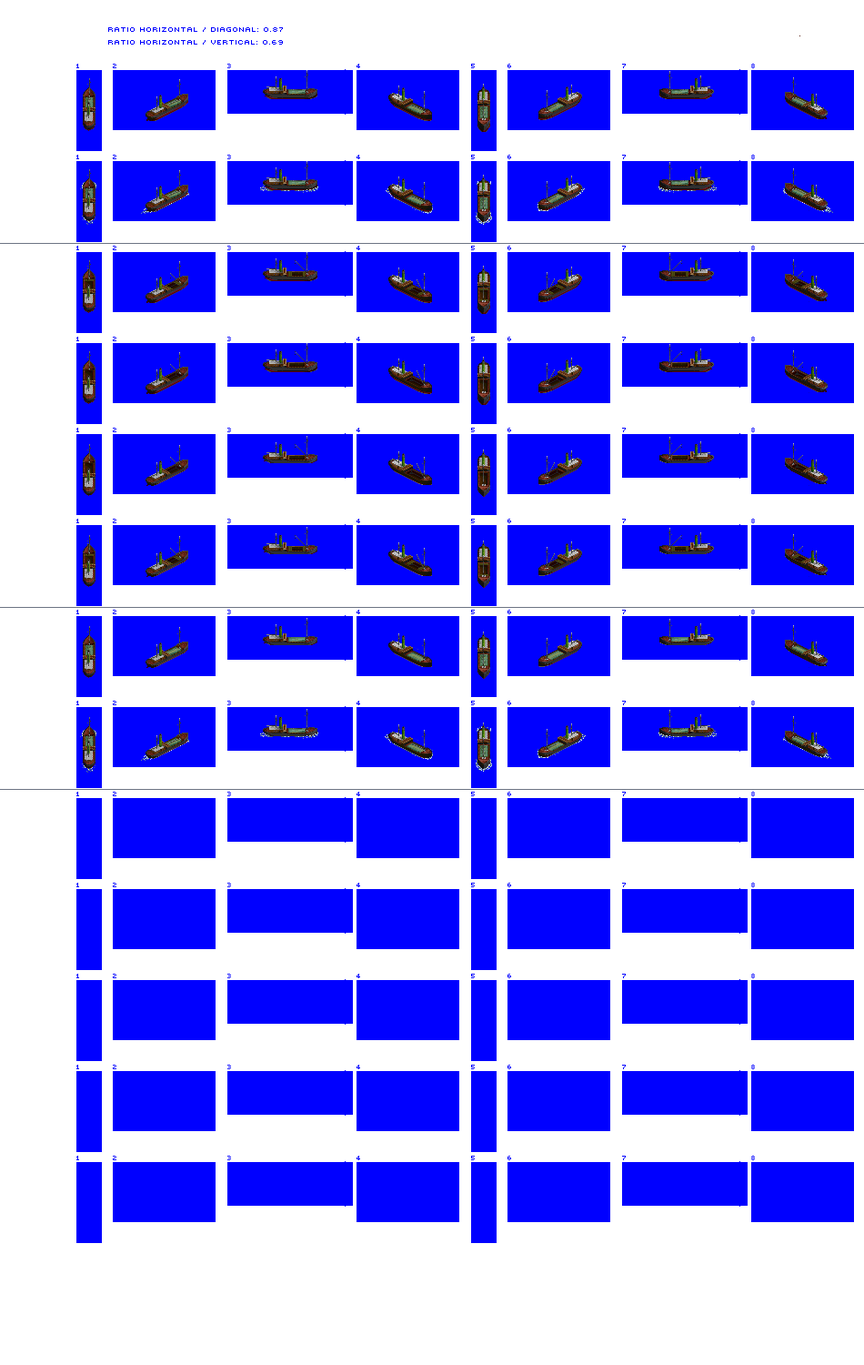
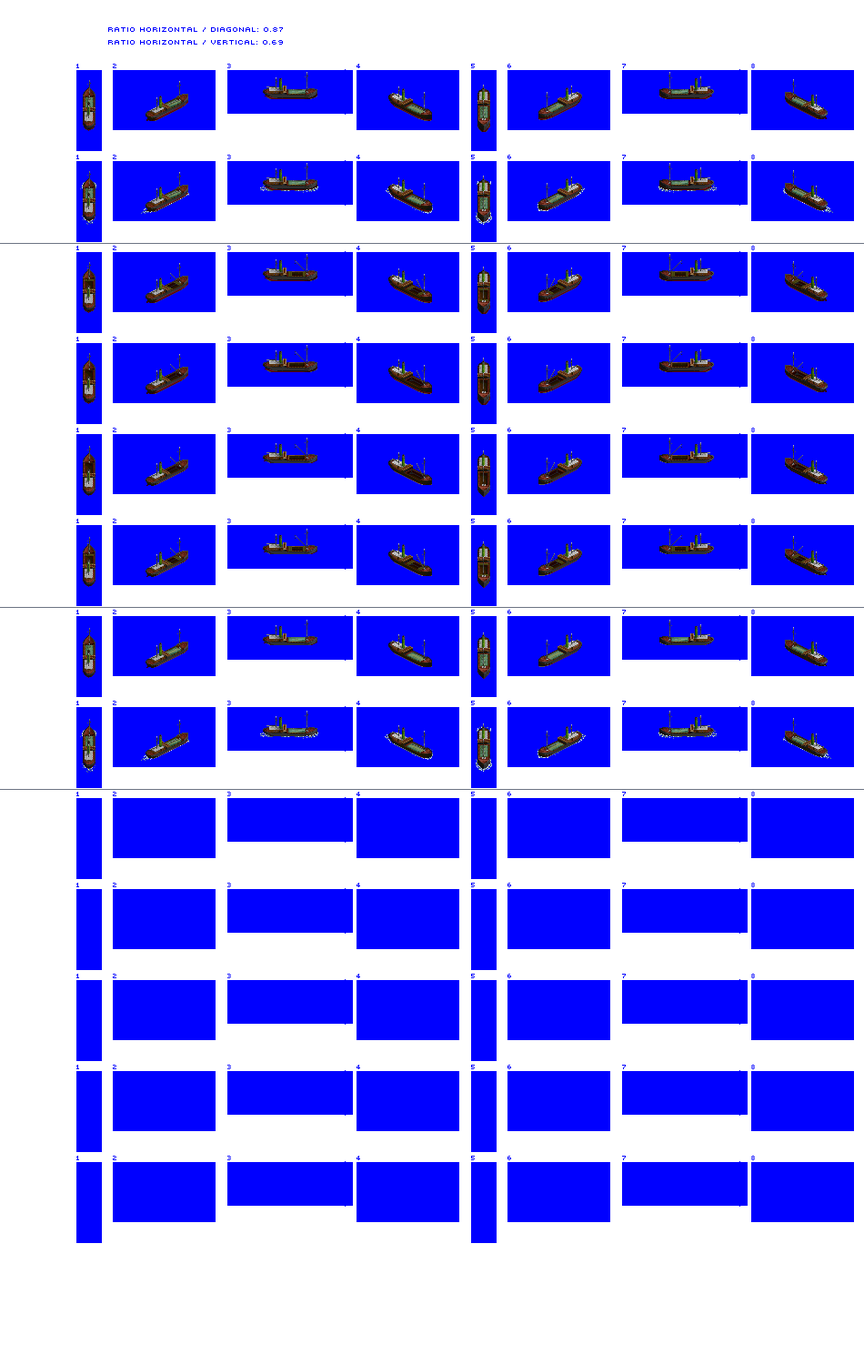
Two versions of the same layered image (864 x 1365). Layer-by-layer changes:
painted on "lil´Cumbrae" over left=87, top=35, right=828, bottom=759
